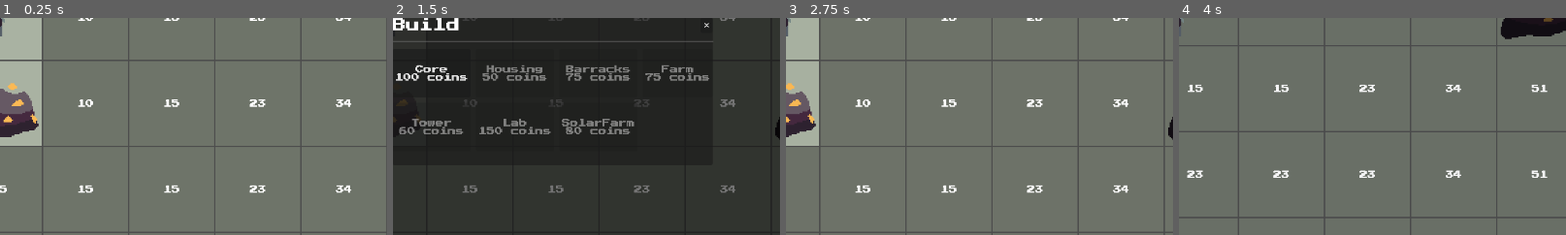
Above: before the commit, frames 1-4 (left to right).
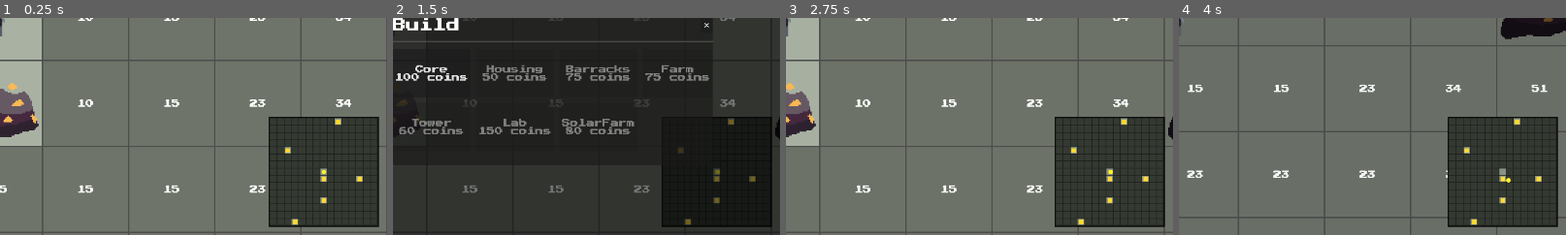
Above: after the commit, the same moments.

Repository: alecray/base-defense-game
Game: Godot game, scene res://scenes/main.tscn
Two runs of this game, one before a commit and one after it. Both use one fixed random seed, a clock stepped at 60 frames per second and the inputs below.
Inputs (mouse positions are % of the whole screen's width and height, from its top left):
- Up to frame 1 (0.25 s): no input
- Up to frame 2 (1.5 s): tap E at 0.5 s; move the mouse to (72, 45) at 0.52 s; hold D 0.53-1.25 s; tap U at 0.6 s; click (72, 45) at 0.67 s; click "Skip to Dusk" at 1.25 s
- Up to frame 3 (2.75 s): click "✕" at 2 s
- Up to frame 4 (4 s): tap E at 2.75, 2.85 s; move the mouse to (30, 55) at 2.77 s; hold S 2.78-3.53 s; click (30, 55) at 2.92 s; move the mouse to (60, 28) at 3.52 s; hold D from 3.53 s (still down); tap Z at 3.6 s; click (60, 28) at 3.67 s
The pictures show only the part of the screen within x 50-100%, y 50-100%; the shares and areas given below are measured in that part.

The runs differ from the first frame. In frame 1, 14% of the frame differs, in the area x 69-98%, y 45-97%; in frame 2, 11%; in frame 3, 14%; in frame 4, 14%.

Commit message:
Add minimap: tile grid overview with building colors, enemy/soldier/player dots, positioned bottom-right.
Co-Authored-By: Claude Sonnet 4.6 <noreply@anthropic.com>

Diff:
--- a/scripts/hud.gd
+++ b/scripts/hud.gd
@@ -95,6 +95,8 @@
 	add_child(_core_prompt)
 	GameState.game_reset.connect(_on_game_reset)
 	GameState.game_over.connect(_on_game_over)
+	var minimap: Control = load("res://scripts/minimap.gd").new()
+	add_child(minimap)
 	GameState.first_mine_worker_assigned.connect(_on_first_mine_worker_assigned)
 	GameState.first_farm_worker_assigned.connect(_on_first_farm_worker_assigned)
 	GameState.first_wall_placed.connect(_on_first_wall_placed)
--- /dev/null
+++ b/scripts/minimap.gd
@@ -0,0 +1,82 @@
+extends Control
+
+const MM_SIZE: float = 160.0
+const MM_PAD: float = 12.0
+const BORDER: float = 2.0
+
+const COLOR_UNLOCKED: Color = Color(0.56, 0.60, 0.54, 0.95)
+const COLOR_LOCKED: Color   = Color(0.22, 0.24, 0.21, 0.85)
+
+const BUILDING_COLORS: Dictionary = {
+	"Core":      Color(0.30, 0.60, 1.00),
+	"Housing":   Color(0.80, 0.70, 0.50),
+	"Farm":      Color(0.25, 0.85, 0.30),
+	"Tower":     Color(1.00, 0.80, 0.20),
+	"Lab":       Color(0.75, 0.35, 0.95),
+	"SolarFarm": Color(1.00, 0.65, 0.15),
+	"Barracks":  Color(0.85, 0.30, 0.30),
+	"GoldMine":  Color(1.00, 0.85, 0.20),
+}
+
+var _grid_cols: int = 15
+var _grid_rows: int = 15
+
+func _ready() -> void:
+	mouse_filter = Control.MOUSE_FILTER_IGNORE
+	set_anchors_preset(Control.PRESET_BOTTOM_RIGHT)
+	offset_right  = -MM_PAD
+	offset_bottom = -MM_PAD
+	offset_left   = offset_right  - MM_SIZE - BORDER * 2.0
+	offset_top    = offset_bottom - MM_SIZE - BORDER * 2.0
+	var tile_grid: Node = get_tree().get_first_node_in_group("tile_grid")
+	if tile_grid != null:
+		_grid_cols = int(tile_grid.get("grid_cols"))
+		_grid_rows = int(tile_grid.get("grid_rows"))
+
+func _process(_delta: float) -> void:
+	queue_redraw()
+
+func _draw() -> void:
+	var total: Vector2 = Vector2(MM_SIZE + BORDER * 2.0, MM_SIZE + BORDER * 2.0)
+	draw_rect(Rect2(Vector2.ZERO, total), Color(0.0, 0.0, 0.0, 0.85))
+	draw_rect(Rect2(Vector2(BORDER, BORDER), Vector2(MM_SIZE, MM_SIZE)), Color(0.12, 0.13, 0.11, 1.0))
+
+	var tile_grid: Node = get_tree().get_first_node_in_group("tile_grid")
+	if tile_grid != null:
+		var tile_data: Array = tile_grid.call("get_minimap_tile_data") as Array
+		var cw: float = MM_SIZE / float(_grid_cols)
+		var ch: float = MM_SIZE / float(_grid_rows)
+		for entry: Variant in tile_data:
+			var d: Dictionary = entry as Dictionary
+			var gp: Vector2i = d["gp"] as Vector2i
+			var unlocked: bool = bool(d["unlocked"])
+			var building: String = str(d["building"])
+			var rx: float = BORDER + float(gp.x) * cw
+			var ry: float = BORDER + float(gp.y) * ch
+			var gap: float = 0.5
+			draw_rect(Rect2(rx + gap, ry + gap, cw - gap * 2.0, ch - gap * 2.0),
+					  COLOR_UNLOCKED if unlocked else COLOR_LOCKED)
+			if unlocked and not building.is_empty() and BUILDING_COLORS.has(building):
+				var inset: float = 2.0
+				draw_rect(Rect2(rx + inset, ry + inset, cw - inset * 2.0, ch - inset * 2.0),
+						  BUILDING_COLORS[building])
+
+	for soldier: Node in get_tree().get_nodes_in_group("soldiers"):
+		var mp: Vector2 = _world_to_mm((soldier as Node2D).global_position)
+		draw_circle(mp, 2.0, Color(0.3, 0.6, 1.0, 0.9))
+
+	for enemy: Node in get_tree().get_nodes_in_group("enemies"):
+		var mp: Vector2 = _world_to_mm((enemy as Node2D).global_position)
+		draw_circle(mp, 2.0, Color(1.0, 0.2, 0.2, 0.9))
+
+	var player: Node2D = get_tree().get_first_node_in_group("player") as Node2D
+	if player != null:
+		var pp: Vector2 = _world_to_mm(player.global_position)
+		draw_circle(pp, 3.5, Color(1.0, 0.95, 0.15))
+
+func _world_to_mm(world_pos: Vector2) -> Vector2:
+	var half_w: float = float(_grid_cols * CONSTANTS.TILE_SIZE) * 0.5
+	var half_h: float = float(_grid_rows * CONSTANTS.TILE_SIZE) * 0.5
+	var u: float = (world_pos.x + half_w) / float(_grid_cols * CONSTANTS.TILE_SIZE)
+	var v: float = (world_pos.y + half_h) / float(_grid_rows * CONSTANTS.TILE_SIZE)
+	return Vector2(BORDER + u * MM_SIZE, BORDER + v * MM_SIZE)
--- a/scripts/tile_grid.gd
+++ b/scripts/tile_grid.gd
@@ -531,6 +531,17 @@
 	instance.set("_hp", hp)
 	_walls[key] = instance
 
+func get_minimap_tile_data() -> Array:
+	var result: Array = []
+	for gp: Vector2i in _tiles:
+		var tile: TileEntry = _tiles[gp]
+		var entry: Dictionary = {}
+		entry["gp"] = gp
+		entry["unlocked"] = tile.unlocked
+		entry["building"] = tile.building
+		result.append(entry)
+	return result
+
 func clear_walls() -> void:
 	for key: String in _walls:
 		var wall: Node2D = _walls[key] as Node2D
Not shown, changed: todo.md
